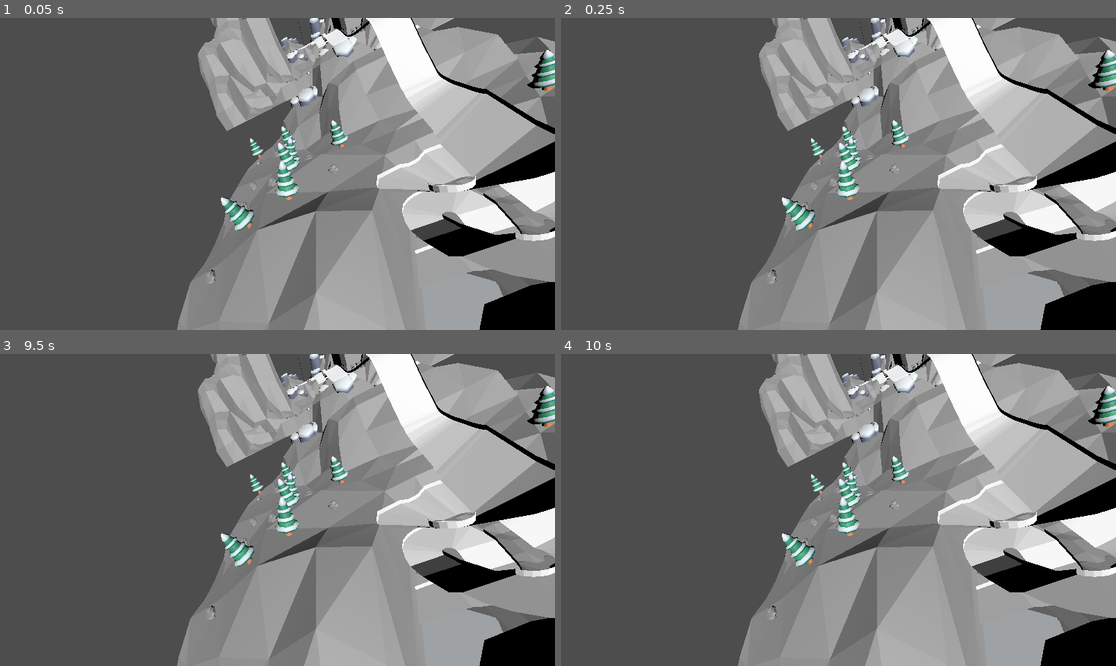
Above: before the commit, frames 1-4 (two rows, left to right).
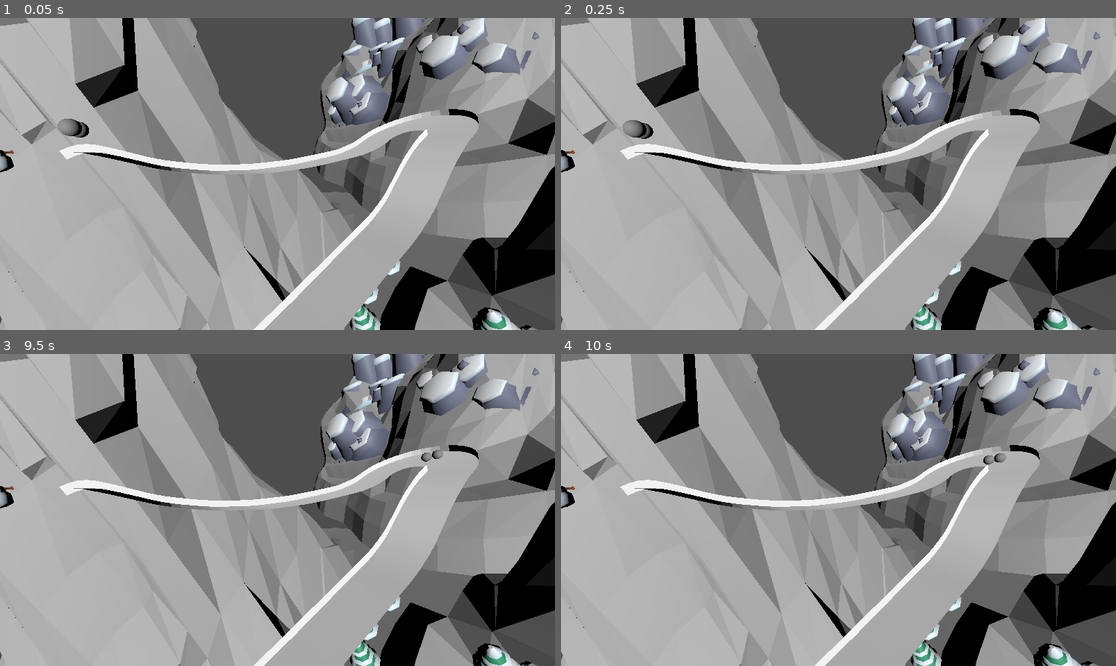
Above: after the commit, the same moments.

Repository: rohan-sav/Yr12GodotRohanHarshith
Game: Godot game, scene res://TestWorld.tscn
The game is run twice, just before and just after one commit, with the same random seed, the same clock (stepped at 60 frames per second) and the same inputs. This scene is started directly instead of the project's main scene.
Inputs:
- Up to frame 1 (0.05 s): no input
- Up to frame 2 (0.25 s): no input
- Up to frame 3 (9.5 s): hold Right 0.53-1.28 s; hold Left 1.28-2.03 s; hold Right 2.03-3.53 s; hold Left 3.53-5.78 s; hold Right 5.78-8.03 s; hold Left from 8.03 s (still down)
- Up to frame 4 (10 s): release Left at 9.53 s; hold Right from 9.53 s (still down)

The runs differ from the first frame. In frame 1, 84% of the frame differs, in the area x 0-100%, y 0-100%; in frame 2, 84%; in frame 3, 84%; in frame 4, 84%.

Commit message:
15/08/25

Diff:
--- a/testing/Checkpoint.tscn
+++ b/testing/Checkpoint.tscn
@@ -9,3 +9,5 @@
 transform = Transform3D(1, 0, 0, 0, 1, 0, 0, 0, 1, -5.75059, 0, 0)
 shape = SubResource("BoxShape3D_qkbnx")
 debug_color = Color(0.894118, 0, 0.192157, 1)
+
+[node name="MeshInstance3D" type="MeshInstance3D" parent="."]
--- a/testing/TestWorld.tscn
+++ b/testing/TestWorld.tscn
@@ -39,7 +39,7 @@
 transform = Transform3D(1, 0, 0, 0, 1, 0, 0, 0, 1, 69.2138, 1.19209e-07, -1423.5)
 
 [node name="Camera3D" type="Camera3D" parent="."]
-transform = Transform3D(0.89698, 0.358381, 0.258826, -0.430076, 0.842901, 0.323346, -0.102284, -0.401349, 0.910196, -80.0581, 30.4593, 984.92)
+transform = Transform3D(0.475311, -0.093093, 0.874879, -0.430076, 0.842901, 0.323345, -0.767538, -0.529954, 0.360603, 181.549, 326.306, -323.089)
 
 [node name="DirectionalLight3D" type="DirectionalLight3D" parent="Camera3D"]
 
